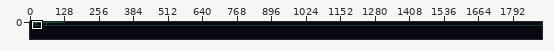
A sprite sheet gets an edit: res/level_test2.png. Above: a wide view before the commit, with the close-up outlined.
Close-up. Before the commit:
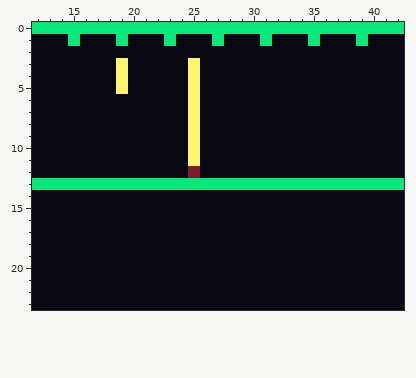
The file is 1900x64 pixels. Shown: x 12..42, y 0..23.
And afterwards:
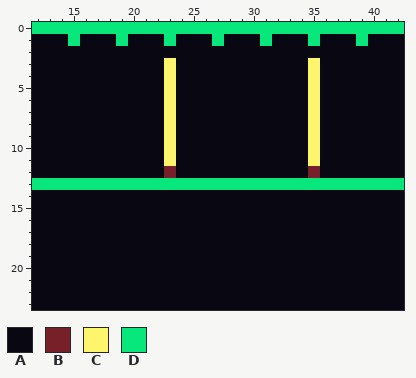
Palette (. is transparent): A #090711  B #782029  C #fff56c  D #08e77b
From old to new:
y 3..5: x 19 C -> A; x 23 A -> C; x 25 C -> A; x 35 A -> C
y 6..11: x 23 A -> C; x 25 C -> A; x 35 A -> C
y 12: x 23 A -> B; x 25 B -> A; x 35 A -> B
Where, in picture pixels (left, top, right, bottom), the same in both close-ups:
changed: (116, 58, 200, 178)
changed: (308, 58, 320, 178)
